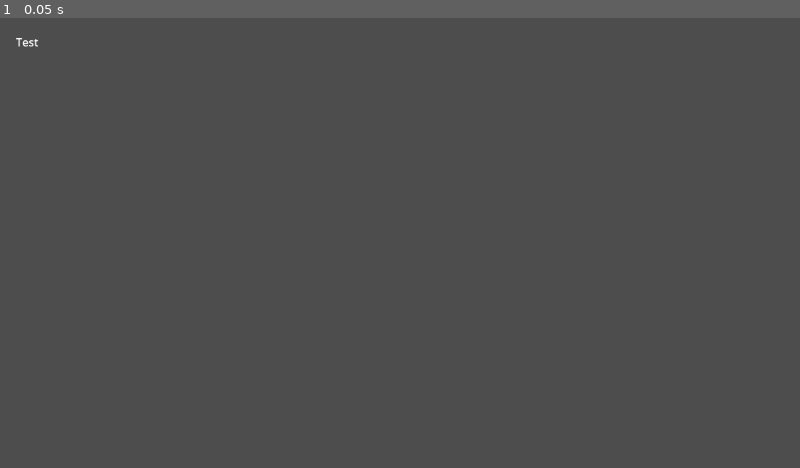
Above: before the commit, frame 1.
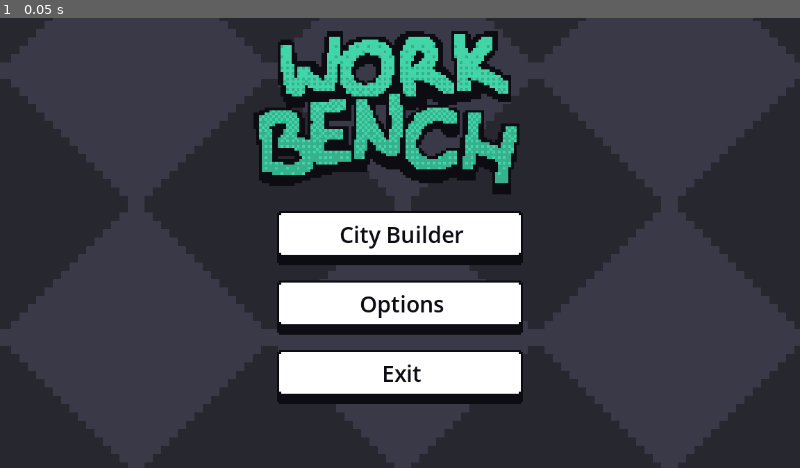
Above: after the commit, the same moment.

Repository: CheckerTheVen/godot-workbench
Game: Godot game, scene res://mainmenu.tscn
Two runs of this game, one before a commit and one after it. Both use one fixed random seed, a clock stepped at 60 frames per second and the inputs below. Before the commit the project starts from res://city-builder/menu.tscn.
Inputs:
- Up to frame 1 (0.05 s): no input

The runs differ from the first frame. In frame 1, 57% of the frame differs, in the area x 0-100%, y 0-100%.

Commit message:
Updated: New icon and main menu as main scene

Diff:
--- a/city-builder/menu.tscn
+++ b/city-builder/menu.tscn
@@ -4,17 +4,10 @@
 
 [node name="Menu" type="Control"]
 layout_mode = 3
-anchors_preset = 15
-anchor_right = 1.0
-anchor_bottom = 1.0
+anchor_right = 1.111
+anchor_bottom = 1.111
+offset_right = 0.12793
+offset_bottom = 0.0719604
 grow_horizontal = 2
 grow_vertical = 2
 script = ExtResource("1_dpa8g")
-
-[node name="Label" type="Label" parent="."]
-layout_mode = 0
-offset_left = 23.0
-offset_top = 23.0
-offset_right = 63.0
-offset_bottom = 46.0
-text = "Test"
--- a/icon.svg
+++ /dev/null
@@ -1 +0,0 @@
-<svg xmlns="http://www.w3.org/2000/svg" width="128" height="128"><rect width="124" height="124" x="2" y="2" fill="#363d52" stroke="#212532" stroke-width="4" rx="14"/><g fill="#fff" transform="translate(12.322 12.322)scale(.101)"><path d="M105 673v33q407 354 814 0v-33z"/><path fill="#478cbf" d="m105 673 152 14q12 1 15 14l4 67 132 10 8-61q2-11 15-15h162q13 4 15 15l8 61 132-10 4-67q3-13 15-14l152-14V427q30-39 56-81-35-59-83-108-43 20-82 47-40-37-88-64 7-51 8-102-59-28-123-42-26 43-46 89-49-7-98 0-20-46-46-89-64 14-123 42 1 51 8 102-48 27-88 64-39-27-82-47-48 49-83 108 26 42 56 81zm0 33v39c0 276 813 276 814 0v-39l-134 12-5 69q-2 10-14 13l-162 11q-12 0-16-11l-10-65H446l-10 65q-4 11-16 11l-162-11q-12-3-14-13l-5-69z"/><path d="M483 600c0 34 58 34 58 0v-86c0-34-58-34-58 0z"/><circle cx="725" cy="526" r="90"/><circle cx="299" cy="526" r="90"/></g><g fill="#414042" transform="translate(12.322 12.322)scale(.101)"><circle cx="307" cy="532" r="60"/><circle cx="717" cy="532" r="60"/></g></svg>
--- a/project.godot
+++ b/project.godot
@@ -11,9 +11,9 @@
 [application]
 
 config/name="Workbench"
-run/main_scene="uid://dy438ko4rmbmj"
+run/main_scene="uid://b6ue7plnfkgw"
 config/features=PackedStringArray("4.4", "Forward Plus")
-config/icon="res://icon.svg"
+config/icon="uid://cgxqqj3o6vqw0"
 
 [display]
 
Binary file added: res/icon.png
Not shown, changed: res/icon.png.import
Binary file added: res/proj/icon.ase
